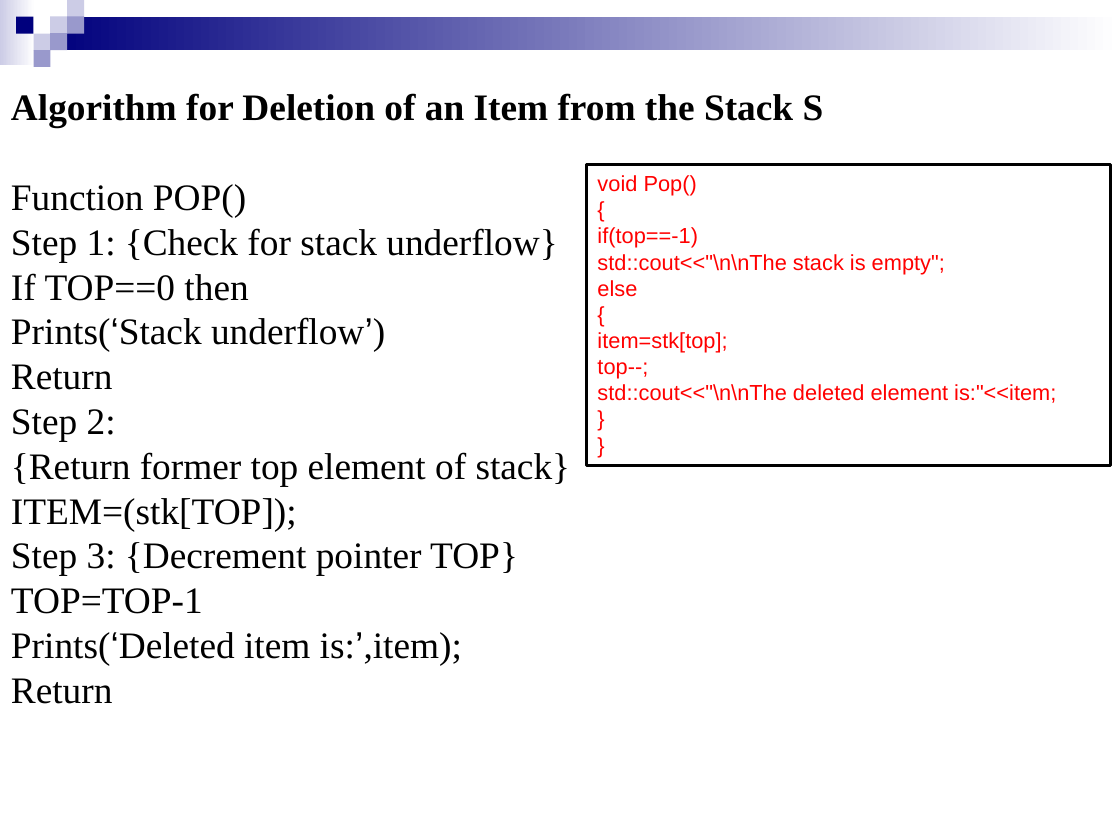
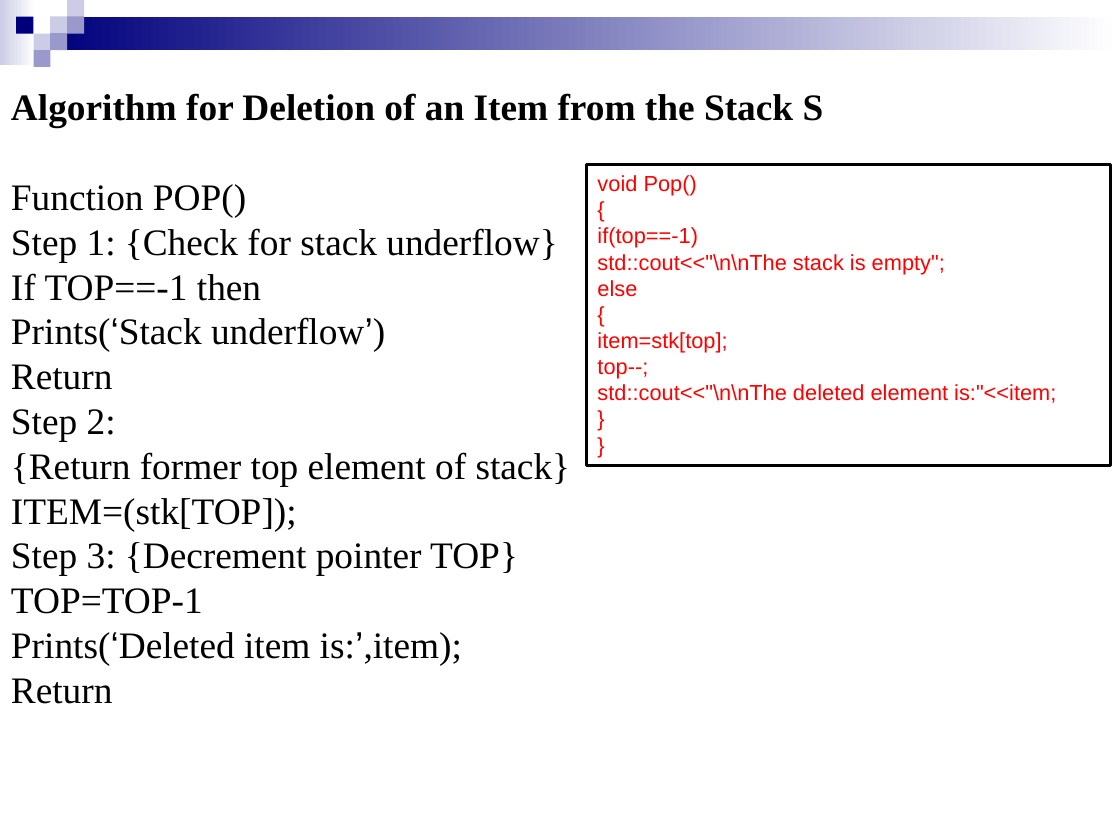
Before and after one commit to Emadalsuwat/emadalsuwat.github.io, a slide deck: slide 13 of DataStructure/Lecture6.pptx. Drawn at 1120x840 pixels with LibreOffice and Linux fonts; fonts in the diff are those of the drawing. Boxes give left, top, right and bottom in pixels: in the first picture for what was removed or moved away, otherwise in the second. Text is boxed around its words. In the diff, an @@ line names an element or a change of style, - is before the commit and + after.

```diff
--- a/DataStructure/Lecture6.pptx
+++ b/DataStructure/Lecture6.pptx
@@ text at <box>11,273,261,301</box>: text changed @@
-If TOP==0 then
+If TOP==-1 then
```
Also in this commit, not shown: 3 other slides changed.
